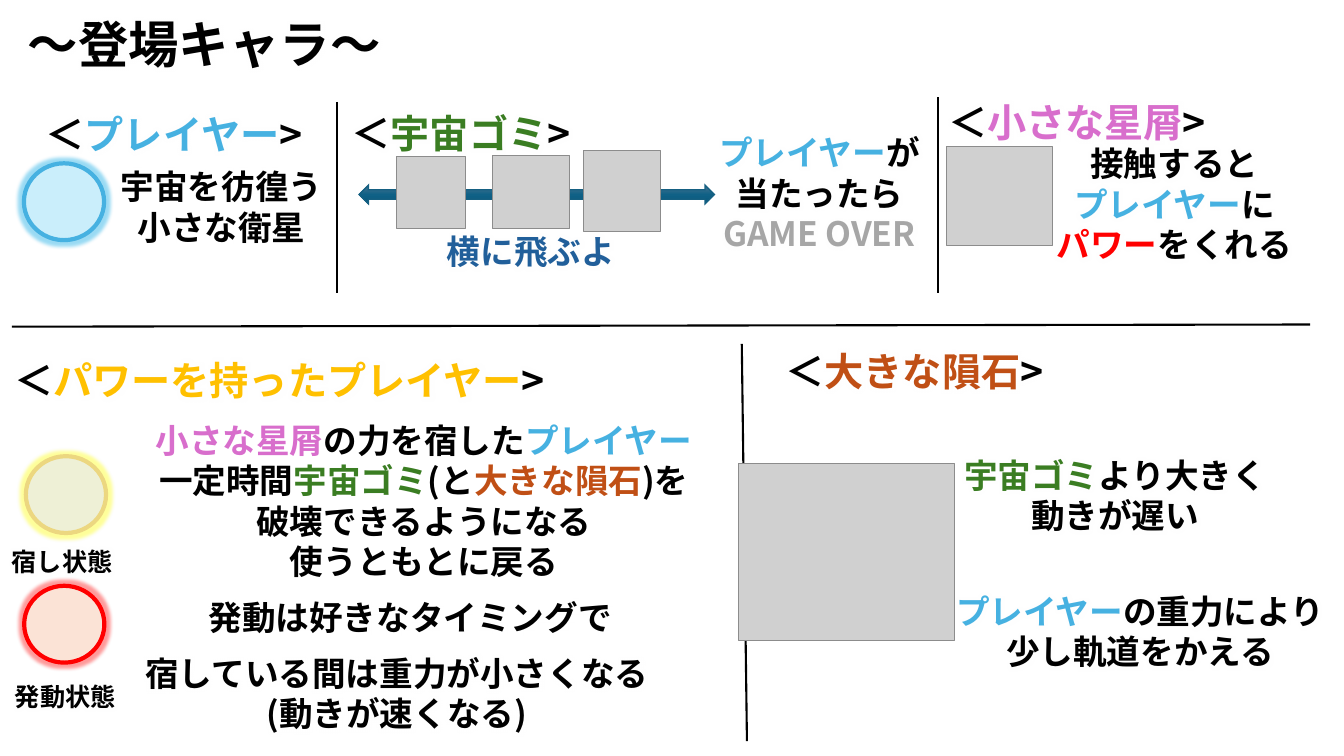
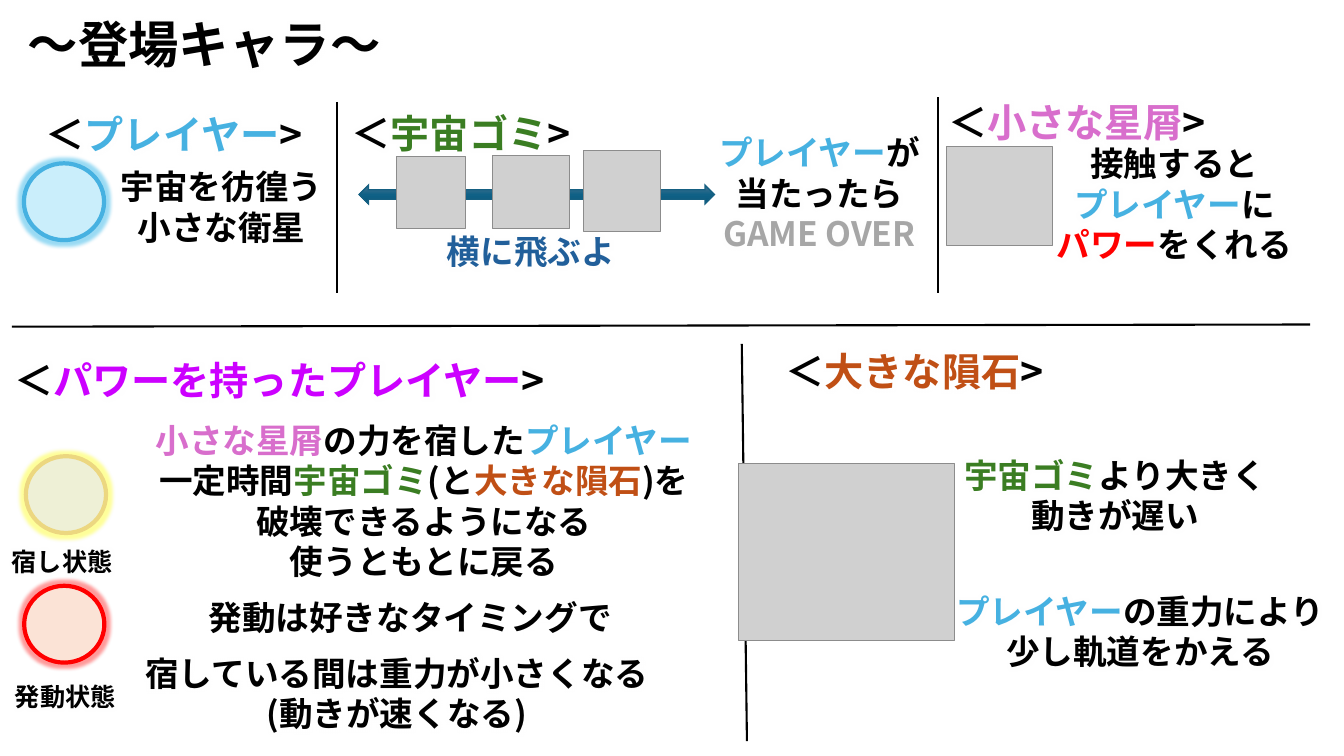
Before and after one commit to IrisawaKazan/model, a slide deck: slide 3 of PowerPoint/SPACE By SPACE_企画書.pptx. Drawn at 1344x756 pixels with LibreOffice and Linux fonts; fonts in the diff are those of the drawing; grey boxes stand for pictures; background and template pictures are left out. Boxes give left, top, right and bottom in pixels: in the first picture for what was removed or moved away, otherwise in the second. Text is boxed around its words. In the diff, an @@ line names an element or a change of style, - is before the commit and + after.

```diff
--- a/PowerPoint/SPACE By SPACE_企画書.pptx
+++ b/PowerPoint/SPACE By SPACE_企画書.pptx
@@ text "＜パワーを持ったプレイヤー>" at bbox=[14, 361, 545, 399]: text colour #FFC000 to #CC00FF in "＜パワーを持ったプレイヤー>" @@
```
Also in this commit, not shown: 2 other slides changed.
